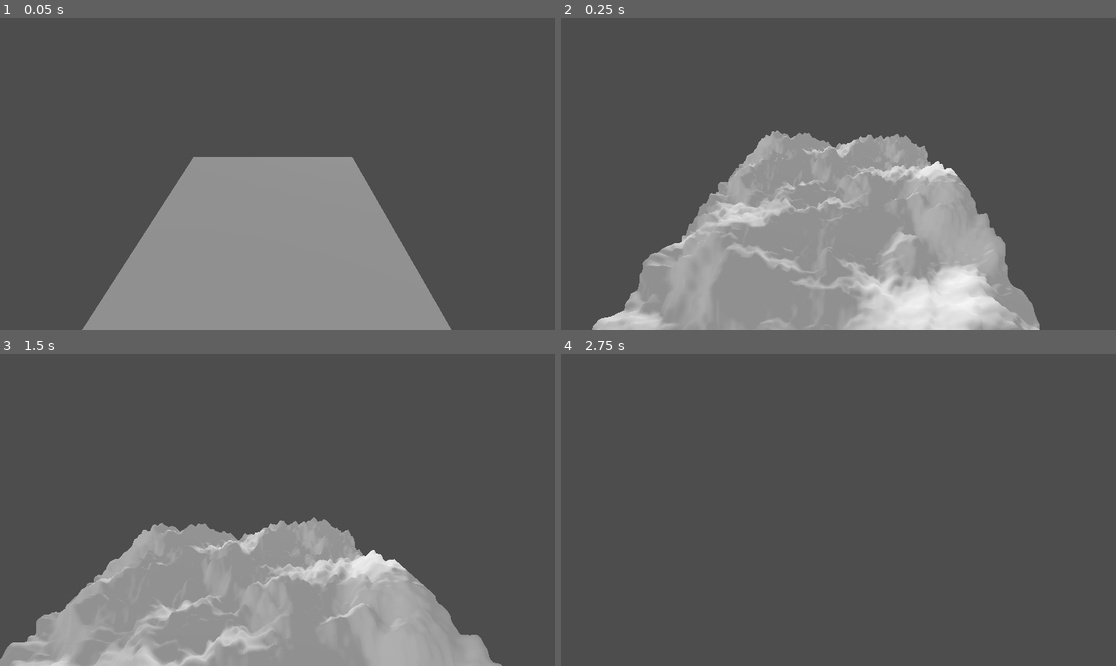
Above: before the commit, frames 1-4 (two rows, left to right).
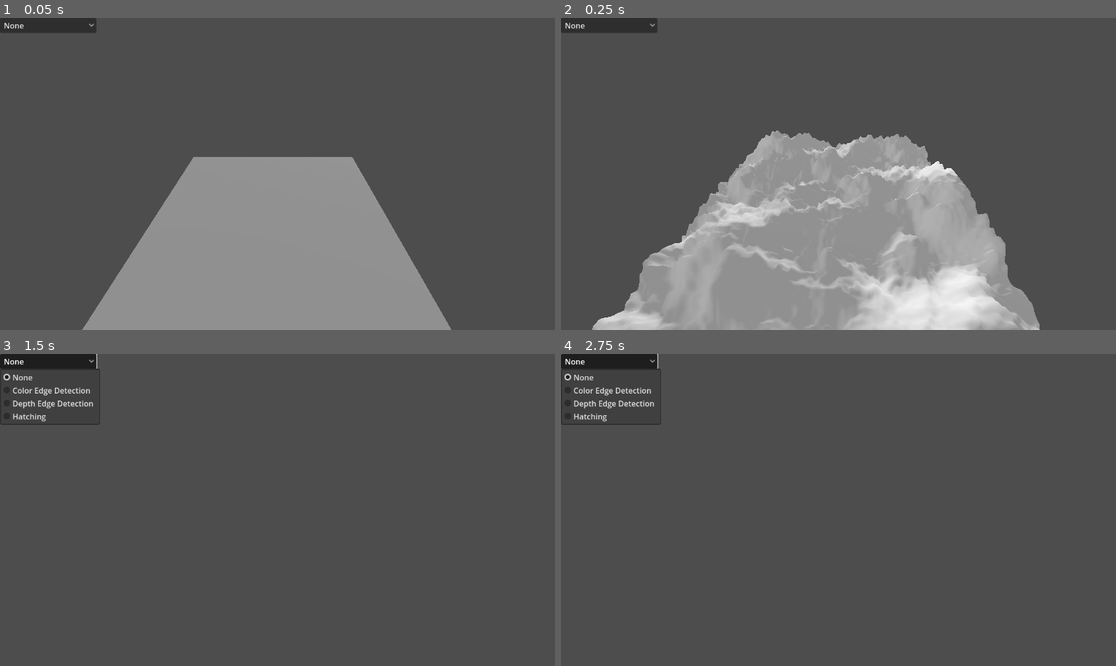
Above: after the commit, the same moments.

Repository: WickerBaskett/CS686-Homework1
Game: Godot game, scene res://scenes/mountain.tscn
Two runs of this game, one before a commit and one after it. Both use one fixed random seed, a clock stepped at 60 frames per second and the inputs below.
Inputs (mouse positions are in pixels of both pictures, inside the frame that each line leads up to):
- Up to frame 1 (0.05 s): no input
- Up to frame 2 (0.25 s): no input
- Up to frame 3 (1.5 s): click (49, 360) at 0.5 s, where only the run after the commit has a clickable "None"; tap Enter at 1.25 s; move the mouse to (305, 510) at 1.27 s; hold W (move_forward) from 1.28 s (still down)
- Up to frame 4 (2.75 s): keep holding W (move_forward); move the mouse to (810, 510) at 2.02 s

The runs differ from the first frame. In frame 1, 0.8% of the frame differs, in the area x 0-18%, y 0-5%; in frame 2, 0.8%; in frame 3, 30%, in the area x 0-91%, y 0-100%; in frame 4, 1.4%.

Commit message:
Added basic UI to switch between post-processing effects

Diff:
--- a/project.godot
+++ b/project.godot
@@ -21,6 +21,12 @@
 
 [input]
 
+ui_accept={
+"deadzone": 0.5,
+"events": [Object(InputEventKey,"resource_local_to_scene":false,"resource_name":"","device":0,"window_id":0,"alt_pressed":false,"shift_pressed":false,"ctrl_pressed":false,"meta_pressed":false,"pressed":false,"keycode":4194309,"physical_keycode":0,"key_label":0,"unicode":0,"location":0,"echo":false,"script":null)
+, Object(InputEventKey,"resource_local_to_scene":false,"resource_name":"","device":0,"window_id":0,"alt_pressed":false,"shift_pressed":false,"ctrl_pressed":false,"meta_pressed":false,"pressed":false,"keycode":4194310,"physical_keycode":0,"key_label":0,"unicode":0,"location":0,"echo":false,"script":null)
+]
+}
 move_left={
 "deadzone": 0.5,
 "events": [Object(InputEventKey,"resource_local_to_scene":false,"resource_name":"","device":-1,"window_id":0,"alt_press …(191 unchanged characters)…
--- a/scenes/mountain.tscn
+++ b/scenes/mountain.tscn
@@ -1,10 +1,14 @@
-[gd_scene load_steps=12 format=3 uid="uid://f34w2ggnrdr4"]
+[gd_scene load_steps=20 format=3 uid="uid://f34w2ggnrdr4"]
 
 [ext_resource type="Shader" path="res://shaders/terrain_generation/second_terrain.gdshader" id="1_8dbkh"]
+[ext_resource type="Script" path="res://scripts/game_controller.gd" id="1_o1hmm"]
+[ext_resource type="Shader" path="res://shaders/post_processing/color_edge_detection.gdshader" id="3_80q1t"]
 [ext_resource type="Shader" path="res://shaders/post_processing/hatching.gdshader" id="3_war5u"]
 [ext_resource type="Script" path="res://scripts/free_cam.gd" id="3_y5k6m"]
 [ext_resource type="PackedScene" uid="uid://drn7ouohlx3ib" path="res://scenes/sun.tscn" id="4_pt8eh"]
+[ext_resource type="Shader" path="res://shaders/post_processing/edge_detection.gdshader" id="4_ywllq"]
 [ext_resource type="PackedScene" uid="uid://bh5bhrnhou1cn" path="res://scenes/noise_gen.tscn" id="5_jkxt7"]
+[ext_resource type="Texture2D" uid="uid://cjk683kkt4xqj" path="res://assets/hatching_stroke.png" id="6_qroo5"]
 
 [sub_resource type="ViewportTexture" id="ViewportTexture_xcl6k"]
 viewport_path = NodePath("SubViewport")
@@ -26,8 +30,7 @@
 [sub_resource type="ShaderMaterial" id="ShaderMaterial_c8miw"]
 resource_local_to_scene = true
 render_priority = 0
-shader = ExtResource("3_war5u")
-shader_parameter/num_tones = 25
+shader = ExtResource("3_80q1t")
 
 [sub_resource type="QuadMesh" id="QuadMesh_afiol"]
 material = SubResource("ShaderMaterial_c8miw")
@@ -35,9 +38,32 @@
 flip_faces = true
 size = Vector2(2, 2)
 
+[sub_resource type="ShaderMaterial" id="ShaderMaterial_a7qx5"]
+render_priority = 0
+shader = ExtResource("4_ywllq")
+
+[sub_resource type="QuadMesh" id="QuadMesh_goclb"]
+material = SubResource("ShaderMaterial_a7qx5")
+custom_aabb = AABB(-500, -500, -500, 1000, 1000, 1000)
+flip_faces = true
+size = Vector2(2, 2)
+
+[sub_resource type="ShaderMaterial" id="ShaderMaterial_ybj2v"]
+render_priority = 0
+shader = ExtResource("3_war5u")
+shader_parameter/num_tones = 4
+shader_parameter/hatching_stroke = ExtResource("6_qroo5")
+
+[sub_resource type="QuadMesh" id="QuadMesh_swnbj"]
+material = SubResource("ShaderMaterial_ybj2v")
+custom_aabb = AABB(-500, -500, -500, 1000, 1000, 1000)
+flip_faces = true
+size = Vector2(2, 2)
+
 [sub_resource type="SphereShape3D" id="SphereShape3D_wadg8"]
 
-[node name="Node3D" type="Node3D"]
+[node name="GameController" type="Node3D"]
+script = ExtResource("1_o1hmm")
 
 [node name="MeshInstance3D" type="MeshInstance3D" parent="."]
 transform = Transform3D(1, 0, 0, 0, 1, 0, 0, 0, 1, -0.330482, 0.24614, 0.159104)
@@ -48,11 +74,22 @@
 script = ExtResource("3_y5k6m")
 move_speed = 20.0
 
-[node name="MeshInstance3D" type="MeshInstance3D" parent="Camera3D"]
+[node name="ColorEdgeDetection" type="MeshInstance3D" parent="Camera3D"]
+unique_name_in_owner = true
 transform = Transform3D(0.0911193, 0, -0.99584, 0, 1, 0, 0.99584, 0, 0.0911193, -0.169409, -0.798712, -1.85146)
 visible = false
 mesh = SubResource("QuadMesh_afiol")
 skeleton = NodePath("../..")
+
+[node name="DepthEdgeDetection" type="MeshInstance3D" parent="Camera3D"]
+unique_name_in_owner = true
+visible = false
+mesh = SubResource("QuadMesh_goclb")
+
+[node name="Hatching" type="MeshInstance3D" parent="Camera3D"]
+unique_name_in_owner = true
+visible = false
+mesh = SubResource("QuadMesh_swnbj")
 
 [node name="RigidBody3D" type="RigidBody3D" parent="."]
 
@@ -67,4 +104,33 @@
 
 [node name="SubViewport" type="SubViewport" parent="."]
 
-[node name="Node" parent="SubViewport" instance=ExtResource("5_jkxt7")]
+[node name="Noise" parent="SubViewport" instance=ExtResource("5_jkxt7")]
+
+[node name="UI" type="Control" parent="."]
+layout_mode = 3
+anchors_preset = 0
+offset_right = 40.0
+offset_bottom = 40.0
+
+[node name="GridContainer" type="GridContainer" parent="UI"]
+layout_mode = 1
+anchors_preset = -1
+anchor_right = 28.8
+anchor_bottom = 16.2
+offset_bottom = 2.0
+columns = 3
+
+[node name="OptionButton" type="OptionButton" parent="UI/GridContainer"]
+layout_mode = 2
+tooltip_text = "Select a Post-Processing Effect"
+selected = 0
+item_count = 4
+popup/item_0/text = "None"
+popup/item_1/text = "Color Edge Detection"
+popup/item_1/id = 1
+popup/item_2/text = "Depth Edge Detection"
+popup/item_2/id = 2
+popup/item_3/text = "Hatching"
+popup/item_3/id = 3
+
+[connection signal="item_selected" from="UI/GridContainer/OptionButton" to="." method="_on_option_button_item_selected"]
--- /dev/null
+++ b/scripts/game_controller.gd
@@ -0,0 +1,10 @@
+extends Node3D
+
+@onready var effects: Array = [%ColorEdgeDetection, %DepthEdgeDetection, %Hatching]
+# Change Post-Processing Effect
+func _on_option_button_item_selected(index: int) -> void:
+	for effect in effects:
+		effect.visible = false
+
+	if index > 0:
+		effects[index - 1].visible = true
